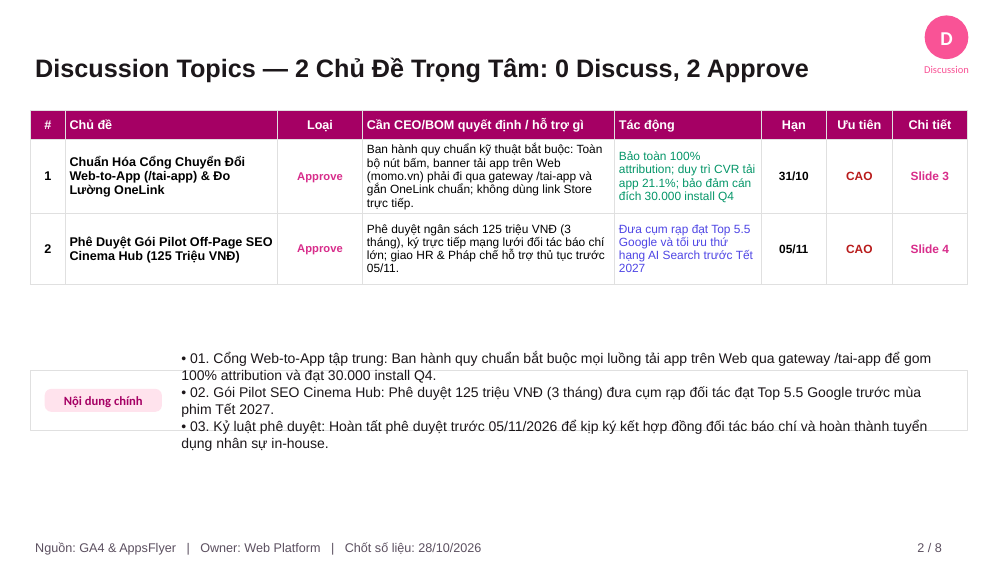
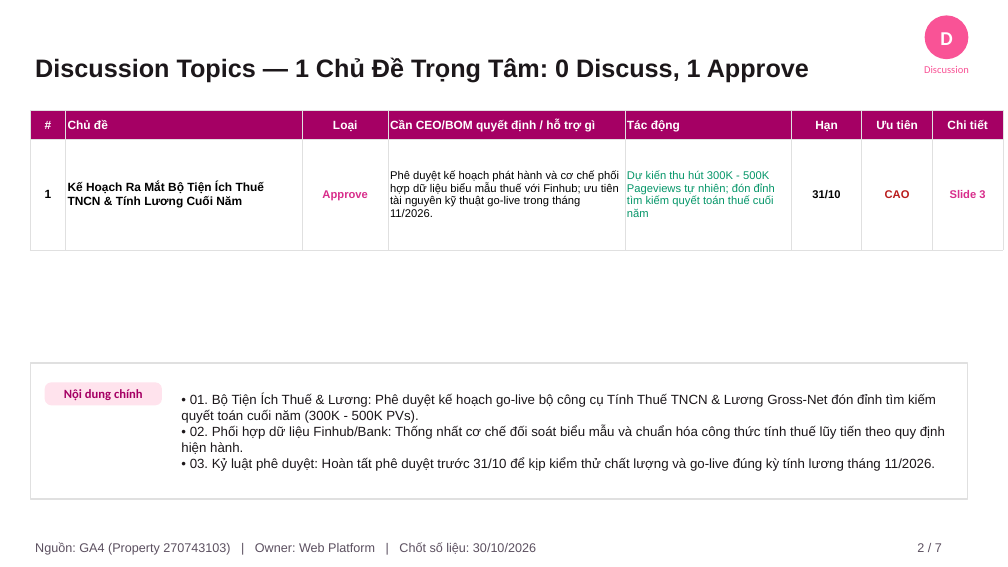
Before and after one commit to vanhien26/hienho-knowledgebase, a slide deck: slide 2 of 07_REPORTS/docs/presentations/Web_Platform_Thang_10_2026_Monthly_Report.pptx. Drawn at 1008x567 pixels with LibreOffice and Linux fonts; fonts in the diff are those of the drawing. Boxes give left, top, right and bottom in pixels: in the first picture for what was removed or moved away, otherwise in the second. Text is boxed around its words. In the diff, an @@ line names an element or a change of style, - is before the commit and + after.

Commit message:
fix(report): streamline Discussion to 1 proposal, remove pilot off-page, fix slide layout and 0 overlap

```diff
--- a/07_REPORTS/docs/presentations/Web_Platform_Thang_10_2026_Monthly_Report.pptx
+++ b/07_REPORTS/docs/presentations/Web_Platform_Thang_10_2026_Monthly_Report.pptx
@@ text at bbox=[35, 57, 809, 83]: text changed @@
-Discussion Topics — 2 Chủ Đề Trọng Tâm: 0 Discuss, 2 Approve
+Discussion Topics — 1 Chủ Đề Trọng Tâm: 0 Discuss, 1 Approve
@@ table at bbox=[30, 111, 1003, 250] @@
-row 2: 1 | Chuẩn Hóa Cổng Chuyển Đổi Web-to-App (/tai-app) & Đo Lường OneLink | Approve | Ban hành quy chuẩn kỹ thuật bắt buộc: Toàn bộ nút bấm, banner tải app trên Web (momo.vn) phải đi qua gateway /tai-app và gắn OneLink chuẩn; không dùng link Store trực tiếp. | Bảo toàn 100% attribution; duy trì CVR tải app 21.1%; bảo đảm cán đích 30.000 install Q4 | 31/10 | CAO | Slide 3
-row 3: 2 | Phê Duyệt Gói Pilot Off-Page SEO Cinema Hub (125 Triệu VNĐ) | Approve | Phê duyệt ngân sách 125 triệu VNĐ (3 tháng), ký trực tiếp mạng lưới đối tác báo chí lớn; giao HR & Pháp chế hỗ trợ thủ tục trước 05/11. | Đưa cụm rạp đạt Top 5.5 Google và tối ưu thứ hạng AI Search trước Tết 2027 | 05/11 | CAO | Slide 4
+row 2: 1 | Kế Hoạch Ra Mắt Bộ Tiện Ích Thuế TNCN & Tính Lương Cuối Năm | Approve | Phê duyệt kế hoạch phát hành và cơ chế phối hợp dữ liệu biểu mẫu thuế với Finhub; ưu tiên tài nguyên kỹ thuật go-live trong tháng 11/2026. | Dự kiến thu hút 300K - 500K Pageviews tự nhiên; đón đỉnh tìm kiếm quyết toán thuế cuối năm | 31/10 | CAO | Slide 3
@@ table: place and size @@
-table at bbox=[30, 111, 968, 280]
+table at bbox=[30, 111, 1003, 250]
@@ rectangle: place and size @@
-rectangle at bbox=[30, 370, 968, 429]
+rectangle at bbox=[30, 363, 968, 499]
@@ text "Nội dung chính": place and size @@
-text "Nội dung chính" at bbox=[64, 396, 143, 407]
+text "Nội dung chính" at bbox=[64, 389, 143, 400]
@@ rounded rectangle: place and size @@
-rounded rectangle at bbox=[45, 389, 161, 410]
+rounded rectangle at bbox=[45, 383, 161, 404]
@@ text at bbox=[181, 393, 945, 471]: text changed; size 10 to 9.5 pt @@
-• 01. Cổng Web-to-App tập trung: Ban hành quy chuẩn bắt buộc mọi luồng tải app trên Web qua gateway /tai-app để gom 100% attribution và đạt 30.000 install Q4.
-• 02. Gói Pilot SEO Cinema Hub: Phê duyệt 125 triệu VNĐ (3 tháng) đưa cụm rạp đối tác đạt Top 5.5 Google trước mùa phim Tết 2027.
-• 03. Kỷ luật phê duyệt: Hoàn tất phê duyệt trước 05/11/2026 để kịp ký kết hợp đồng đối tác báo chí và hoàn thành tuyển dụng nhân sự in-house.
+• 01. Bộ Tiện Ích Thuế & Lương: Phê duyệt kế hoạch go-live bộ công cụ Tính Thuế TNCN & Lương Gross-Net đón đỉnh tìm kiếm quyết toán cuối năm (300K - 500K PVs).
+• 02. Phối hợp dữ liệu Finhub/Bank: Thống nhất cơ chế đối soát biểu mẫu và chuẩn hóa công thức tính thuế lũy tiến theo quy định hiện hành.
+• 03. Kỷ luật phê duyệt: Hoàn tất phê duyệt trước 31/10 để kịp kiểm thử chất lượng và go-live đúng kỳ tính lương tháng 11/2026.
@@ text at bbox=[35, 542, 536, 555]: text changed @@
-Nguồn: GA4 & AppsFlyer | Owner: Web Platform | Chốt số liệu: 28/10/2026
+Nguồn: GA4 (Property 270743103) | Owner: Web Platform | Chốt số liệu: 30/10/2026
@@ text at bbox=[917, 543, 942, 552]: text changed @@
-2 / 8
+2 / 7
```
Also in this commit, not shown: 6 other slides changed, 1 slide removed, 5 other files.
